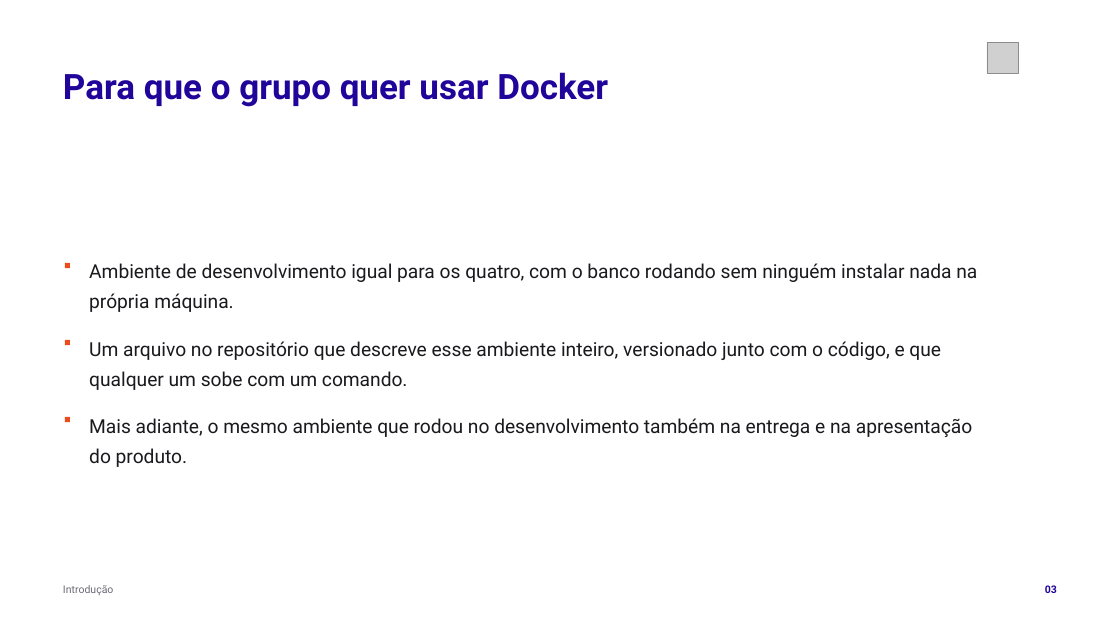
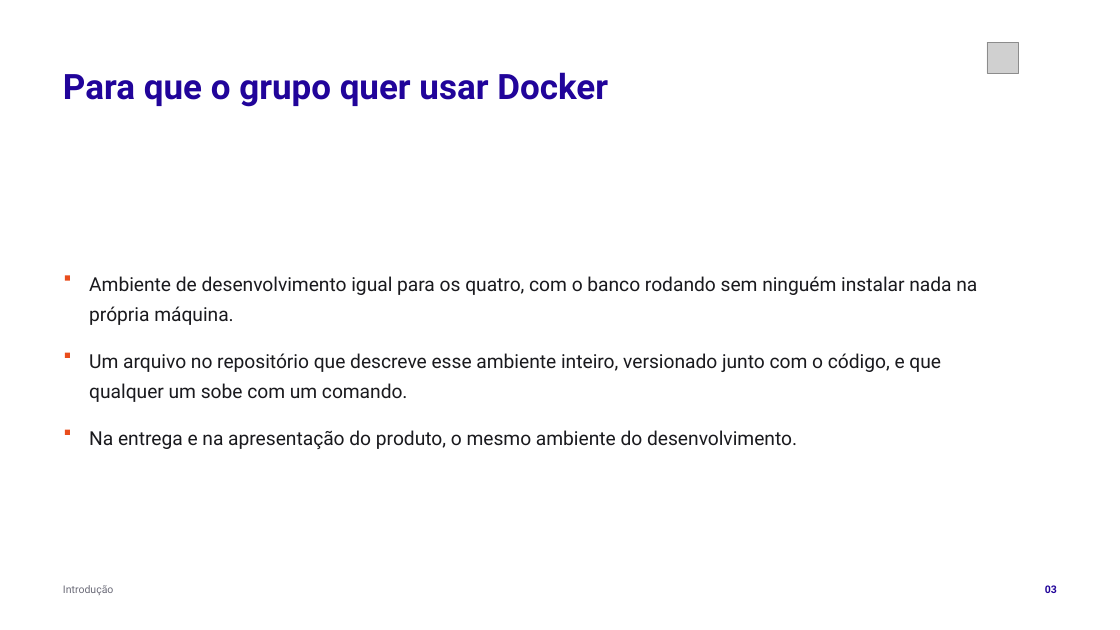
Before and after one commit to tcpassos/invite-app, a slide deck: slide 3 of trabalhos/T1-Docker-Invite-People.pptx. Drawn at 1120x630 pixels with LibreOffice and Linux fonts; fonts in the diff are those of the drawing; grey boxes stand for pictures. Boxes give left, top, right and bottom in pixels: in the first picture for what was removed or moved away, otherwise in the second. Text is boxed around its words. In the diff, an @@ line names an element or a change of style, - is before the commit and + after.

```diff
--- a/trabalhos/T1-Docker-Invite-People.pptx
+++ b/trabalhos/T1-Docker-Invite-People.pptx
@@ 2 texts, 2 rectangles: place and size @@
-2 texts, 2 rectangles at (65, 263, 977, 390)
+2 texts, 2 rectangles at (65, 276, 977, 402)
@@ rectangle: place and size @@
-rectangle at (65, 417, 70, 422)
+rectangle at (65, 429, 70, 434)
@@ text at (89, 430, 797, 449): text changed @@
-Mais adiante, o mesmo ambiente que rodou no desenvolvimento também na entrega e na apresentação do produto.
+Na entrega e na apresentação do produto, o mesmo ambiente do desenvolvimento.
```
Also in this commit, not shown: 20 other slides changed, 20 other files.
